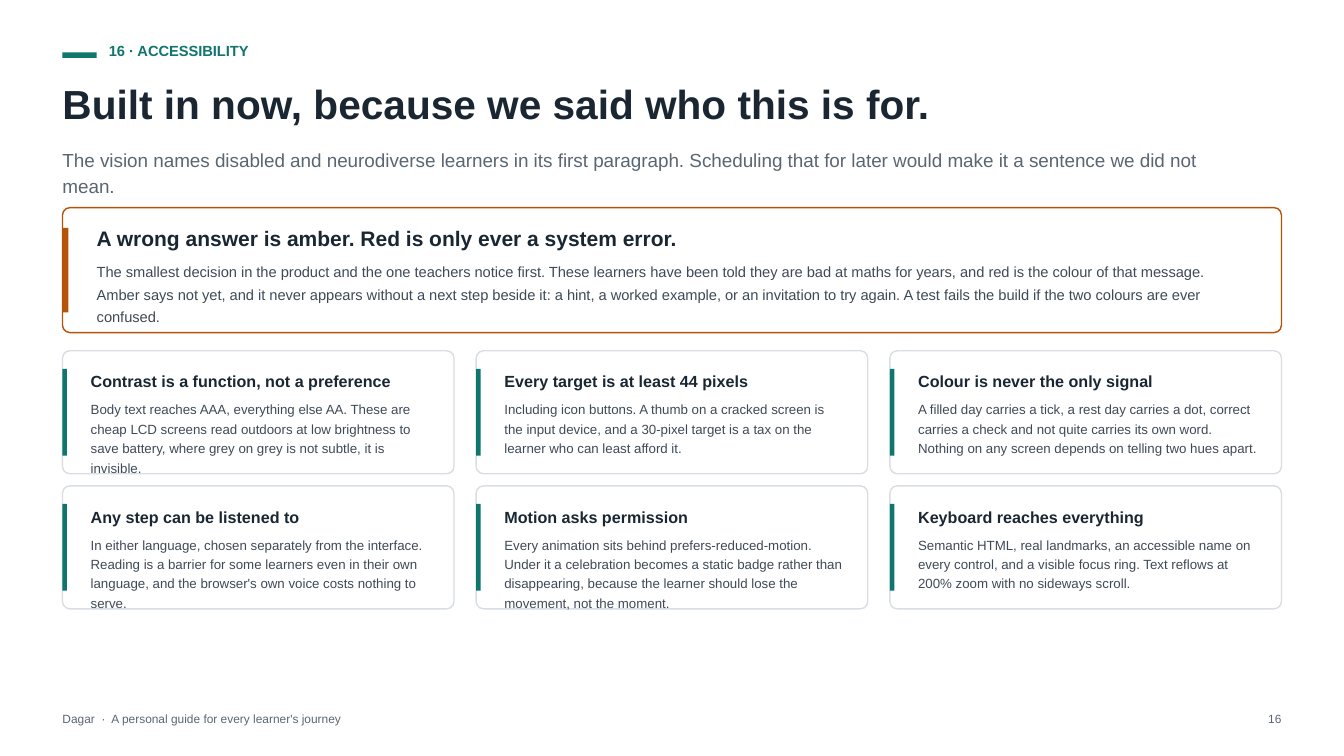
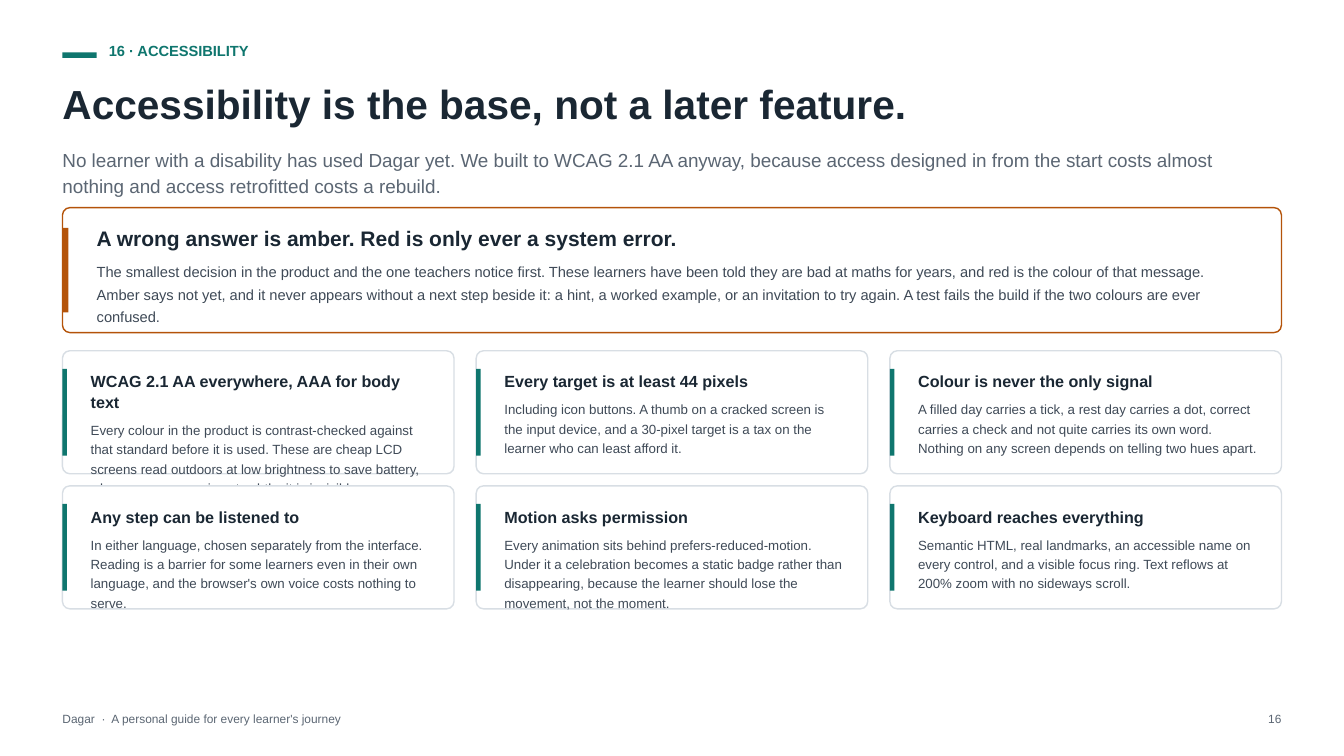
Before and after one commit to ap9650/dagar, a slide deck: slide 16 of docs/deck/Dagar-Pitch-Deck.pptx. Drawn at 1344x756 pixels with LibreOffice and Linux fonts; fonts in the diff are those of the drawing. Boxes give left, top, right and bottom in pixels: in the first picture for what was removed or moved away, otherwise in the second. Text is boxed around its words. In the diff, an @@ line names an element or a change of style, - is before the commit and + after.

```diff
--- a/docs/deck/Dagar-Pitch-Deck.pptx
+++ b/docs/deck/Dagar-Pitch-Deck.pptx
@@ text at box(62, 89, 906, 126): text changed @@
-Built in now, because we said who this is for.
+Accessibility is the base, not a later feature.
@@ text at box(62, 153, 1212, 193): text changed @@
-The vision names disabled and neurodiverse learners in its first paragraph. Scheduling that for later would make it a sentence we did not mean.
+No learner with a disability has used Dagar yet. We built to WCAG 2.1 AA anyway, because access designed in from the start costs almost nothing and access retrofitted costs a rebuild.
@@ text at box(91, 375, 419, 485): text changed @@
-Contrast is a function, not a preference
-Body text reaches AAA, everything else AA. These are cheap LCD screens read outdoors at low brightness to save battery, where grey on grey is not subtle, it is invisible.
+WCAG 2.1 AA everywhere, AAA for body text
+Every colour in the product is contrast-checked against that standard before it is used. These are cheap LCD screens read outdoors at low brightness to save battery, where grey on grey is not subtle, it is invisible.
```
Also in this commit, not shown: 2 other files.
